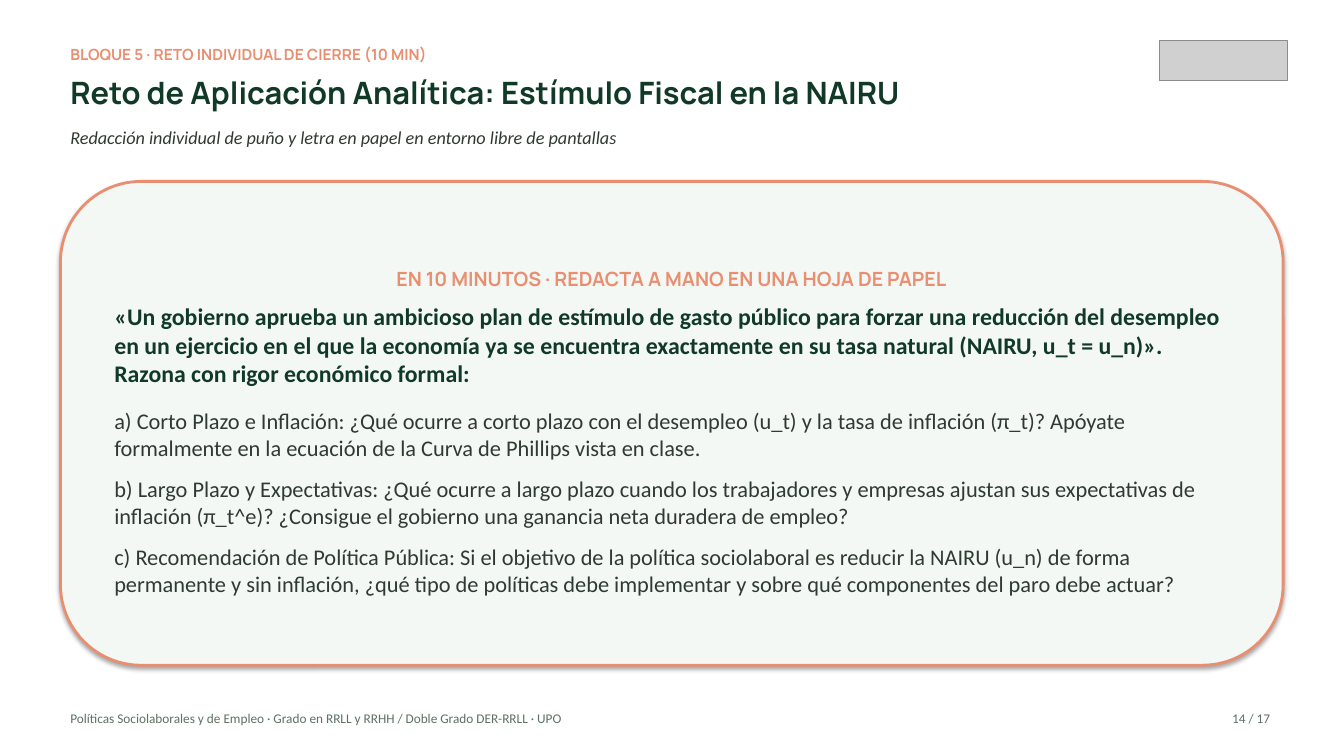
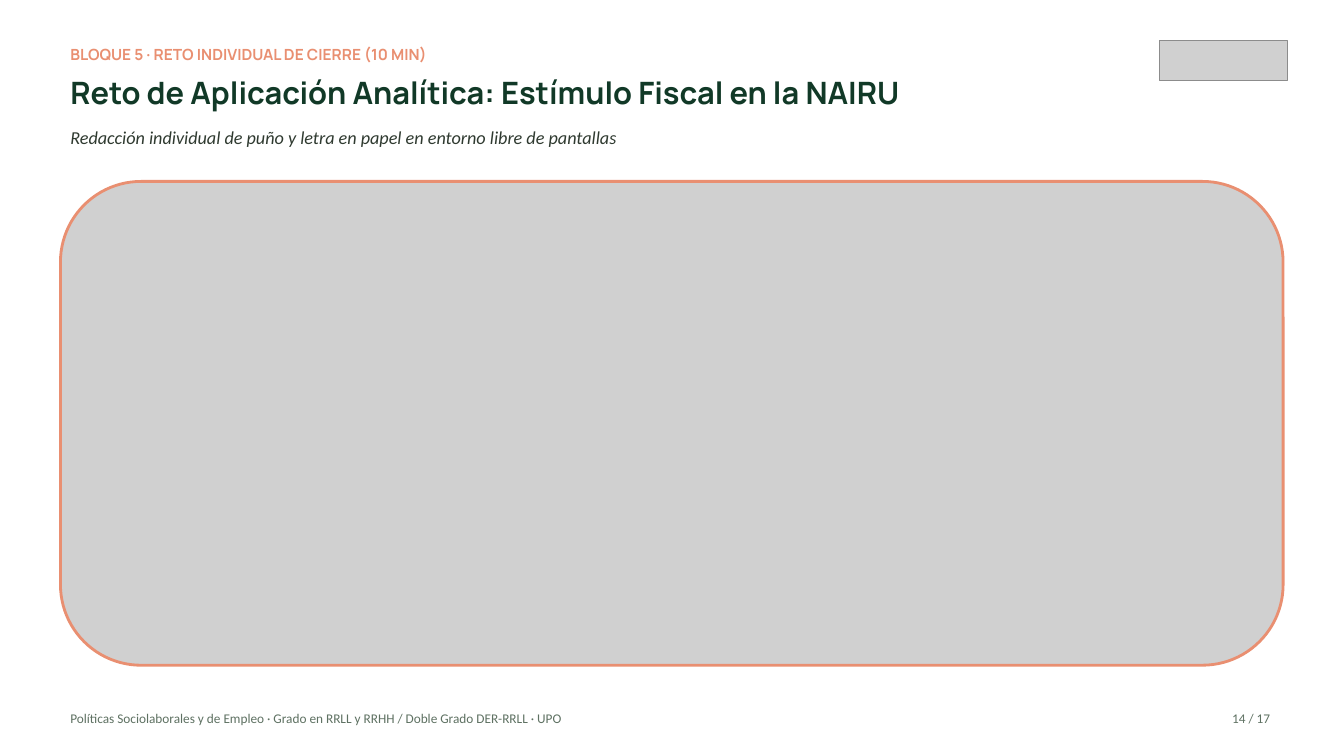
Before and after one commit to mhidper/PSSLL2627, a slide deck: slide 14 of Temas EB/Sesiones EB/Sesion 04/Sesion 04 - Tipología del Desempleo, NAIRU y Curva de Phillips.pptx. Drawn at 1344x756 pixels with LibreOffice and Linux fonts; fonts in the diff are those of the drawing; grey boxes stand for pictures. Boxes give left, top, right and bottom in pixels: in the first picture for what was removed or moved away, otherwise in the second. Text is boxed around its words. In the diff, an @@ line names an element or a change of style, - is before the commit and + after.

```diff
--- a/Temas EB/Sesiones EB/Sesion 04/Sesion 04 - Tipología del Desempleo, NAIRU y Curva de Phillips.pptx
+++ b/Temas EB/Sesiones EB/Sesion 04/Sesion 04 - Tipología del Desempleo, NAIRU y Curva de Phillips.pptx
@@ rounded rectangle removed at box(60, 181, 1284, 665) @@
-EN 10 MINUTOS · REDACTA A MANO EN UNA HOJA DE PAPEL
-«Un gobierno aprueba un ambicioso plan de estímulo de gasto público para forzar una reducción del desempleo en un ejercicio en el que la economía ya se encuentra exactamente en su tasa natural (NAIRU, u_t = u_n)». Razona con rigor económico formal:
-a) Corto Plazo e Inflación: ¿Qué ocurre a corto plazo con el desempleo (u_t) y la tasa de inflación (π_t)? Apóyate formalmente en la ecuación de la Curva de Phillips vista en clase.
-b) Largo Plazo y Expectativas: ¿Qué ocurre a largo plazo cuando los trabajadores y empresas ajustan sus expectativas de inflación (π_t^e)? ¿Consigue el gobierno una ganancia neta duradera de empleo?
-c) Recomendación de Política Pública: Si el objetivo de la política sociolaboral es reducir la NAIRU (u_n) de forma permanente y sin inflación, ¿qué tipo de políticas debe implementar y sobre qué componentes del paro debe actuar?
@@ picture added at box(60, 181, 1284, 665) @@
```
Also in this commit, not shown: 8 other slides changed, 2 slides removed, 15 other files.
